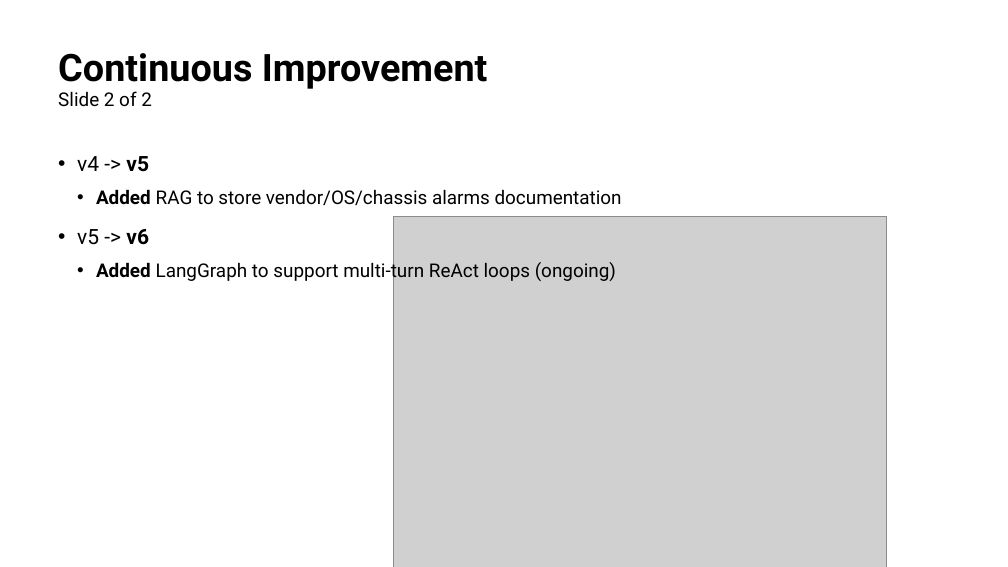
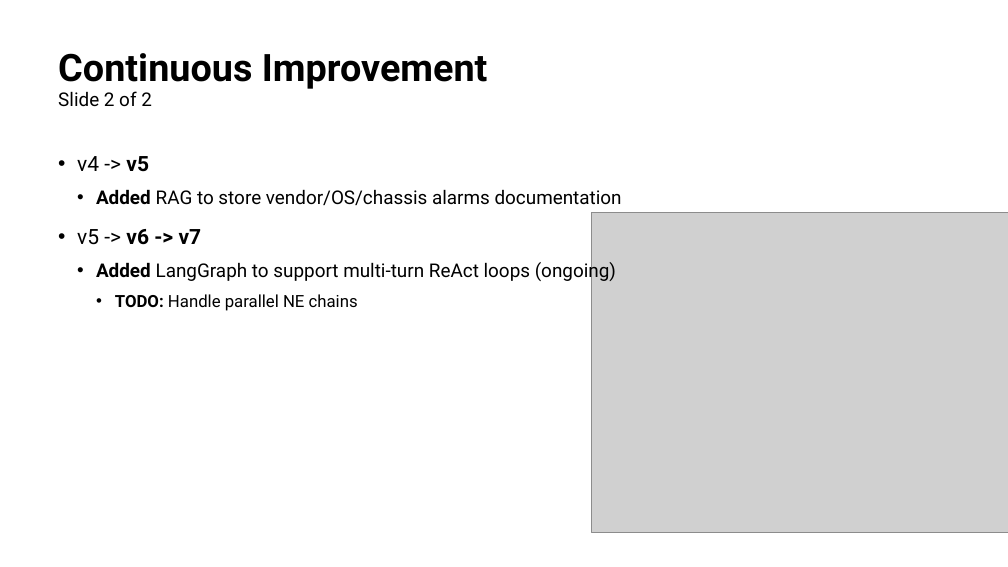
Before and after one commit to ml-rpirbhai/ai_network_rca_agent, a slide deck: slide 13 of Presentation.pptx. Drawn at 1008x567 pixels with LibreOffice and Linux fonts; fonts in the diff are those of the drawing; grey boxes stand for pictures. Boxes give left, top, right and bottom in pixels: in the first picture for what was removed or moved away, otherwise in the second. Text is boxed around its words. In the diff, an @@ line names an element or a change of style, - is before the commit and + after.

Commit message:
Continuous improvement

```diff
--- a/Presentation.pptx
+++ b/Presentation.pptx
@@ text at [77,229,202,245]: text changed; bold on @@
-• v5 -> v6
+• v5 -> v6 -> v7
@@ picture removed at [394,216,887,567] @@
@@ picture added at [591,212,1008,532] @@
@@ text at [115,294,358,311]: paragraph added @@
+    • TODO: Handle parallel NE chains
```
Also in this commit, not shown: 10 other slides changed, 8 other files.
